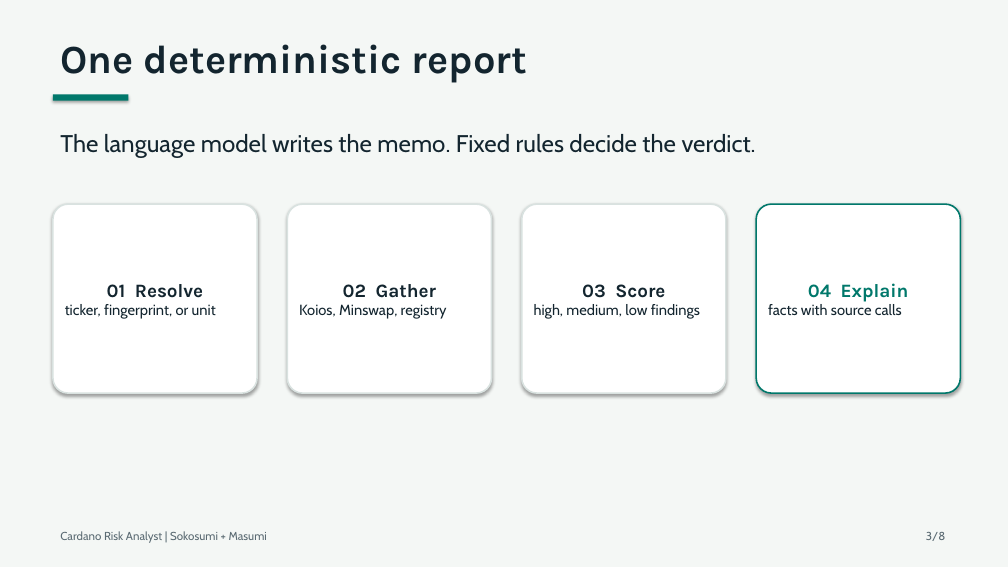
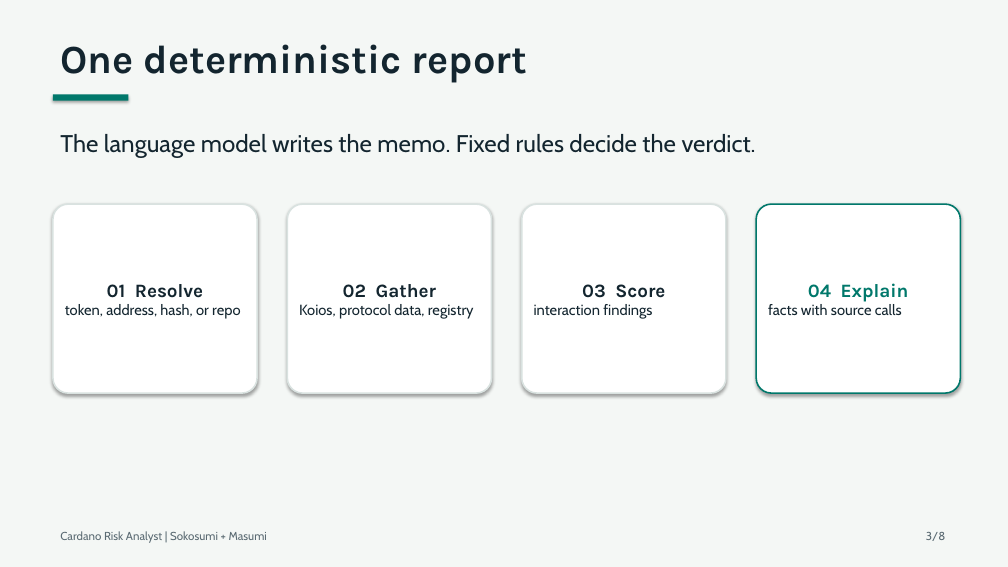
Before and after one commit to pieakshat/cardano-risk-coworker, a slide deck: slide 3 of deck/cardano-risk-analyst.pptx. Drawn at 1008x567 pixels with LibreOffice and Linux fonts; fonts in the diff are those of the drawing. Boxes give left, top, right and bottom in pixels: in the first picture for what was removed or moved away, otherwise in the second. Text is boxed around its words. In the diff, an @@ line names an element or a change of style, - is before the commit and + after.

Commit message:
reframe analyst around contract interaction verdict

```diff
--- a/deck/cardano-risk-analyst.pptx
+++ b/deck/cardano-risk-analyst.pptx
@@ text in rounded rectangle at bbox=[65, 304, 240, 319]: text changed @@
-ticker, fingerprint, or unit
+token, address, hash, or repo
@@ text in rounded rectangle at bbox=[299, 304, 474, 319]: text changed @@
-Koios, Minswap, registry
+Koios, protocol data, registry
@@ text in rounded rectangle at bbox=[534, 304, 652, 319]: text changed @@
-high, medium, low findings
+interaction findings
```
Also in this commit, not shown: 3 other slides changed, 14 other files.
